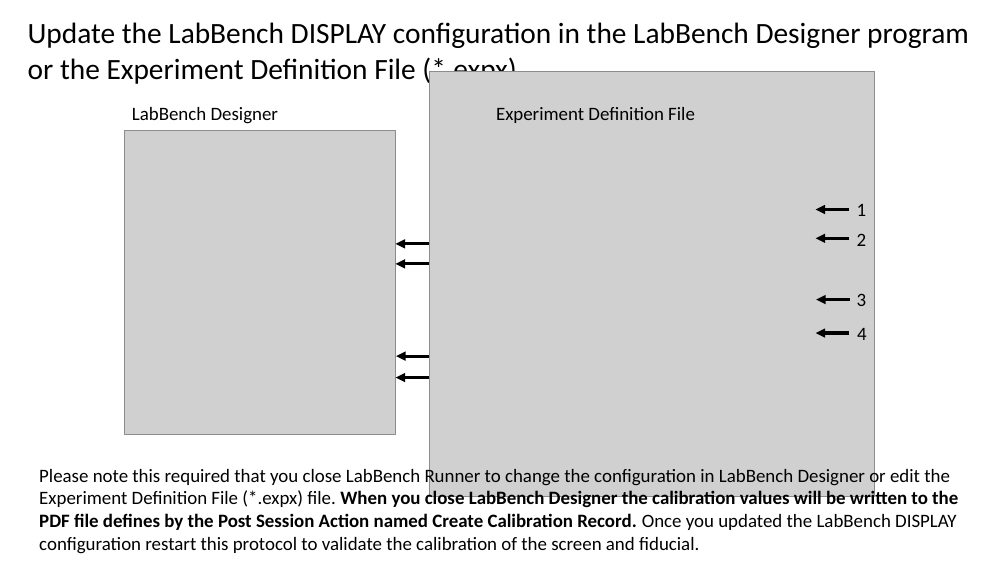
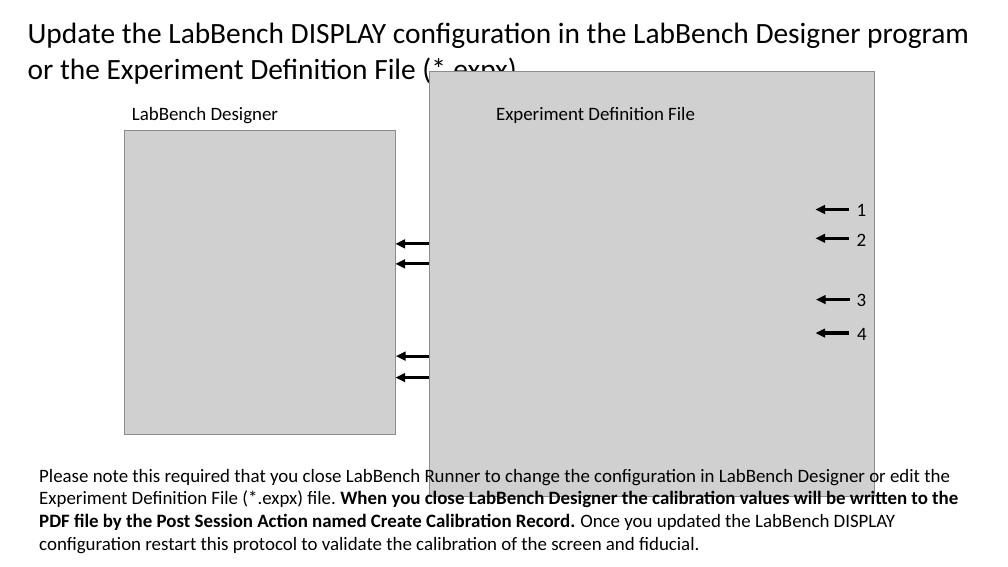
Before and after one commit to LabBench-Society/Protocols, a slide deck: slide 5 of scCalibration/Images.pptx. Drawn at 1008x567 pixels with LibreOffice and Linux fonts; fonts in the diff are those of the drawing; grey boxes stand for pictures. Boxes give left, top, right and bottom in pixels: in the first picture for what was removed or moved away, otherwise in the second. Text is boxed around its words. In the diff, an @@ line names an element or a change of style, - is before the commit and + after.

Commit message:
Added the required tests + export of calibration record

```diff
--- a/scCalibration/Images.pptx
+++ b/scCalibration/Images.pptx
@@ text at bbox=[39, 466, 958, 554]: text changed @@
-Please note this required that you close LabBench Runner to change the configuration in LabBench Designer or edit the Experiment Definition File (*.expx) file. When you close LabBench Designer the calibration values will be written to the PDF file defines by the Post Session Action named Create Calibration Record. Once you updated the LabBench DISPLAY configuration restart this protocol to validate the calibration of the screen and fiducial.
+Please note this required that you close LabBench Runner to change the configuration in LabBench Designer or edit the Experiment Definition File (*.expx) file. When you close LabBench Designer the calibration values will be written to the PDF file by the Post Session Action named Create Calibration Record. Once you updated the LabBench DISPLAY configuration restart this protocol to validate the calibration of the screen and fiducial.
```
Also in this commit, not shown: 4 other files.
